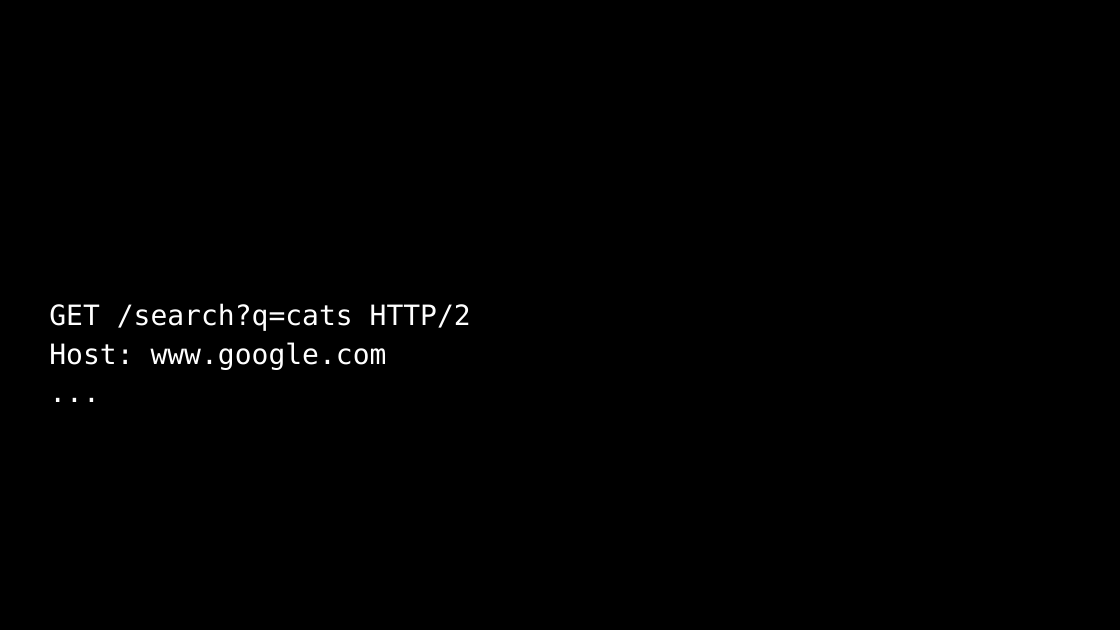
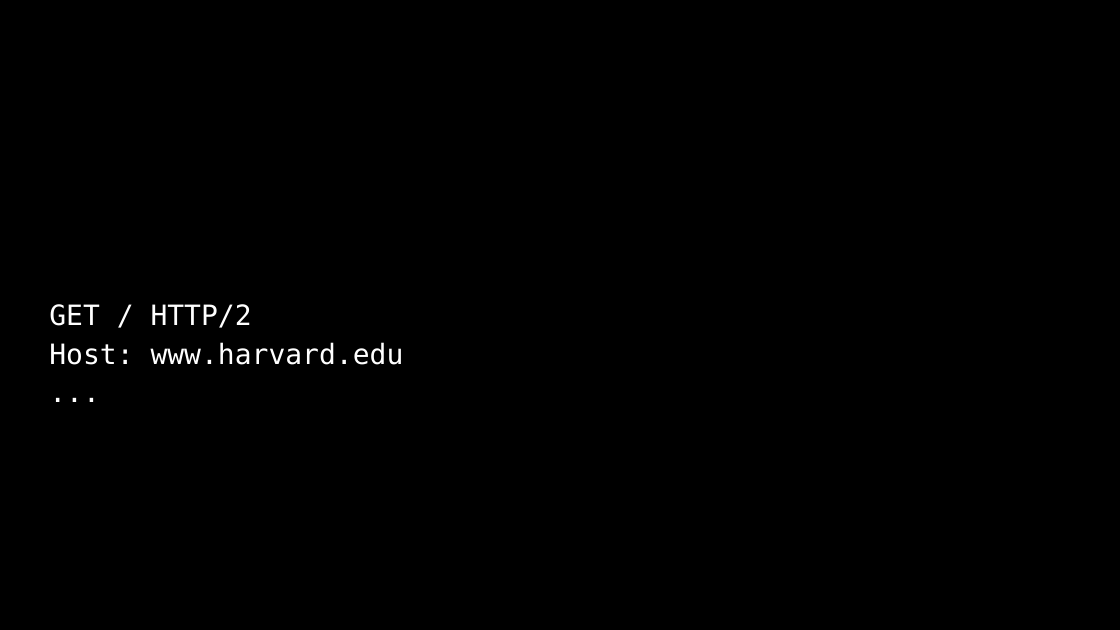
Before and after one commit to SQ4007-2025/website, a slide deck: slide 35 of lectures/slides_9.pptx (slide 11 before the commit). Drawn at 1120x630 pixels with LibreOffice and Linux fonts; fonts in the diff are those of the drawing. Boxes give left, top, right and bottom in pixels: in the first picture for what was removed or moved away, otherwise in the second. Text is boxed around its words. In the diff, an @@ line names an element or a change of style, - is before the commit and + after.

```diff
--- a/lectures/slides_9.pptx
+++ b/lectures/slides_9.pptx
@@ text at [49,304,404,365]: text changed @@
-GET /search?q=cats HTTP/2
-Host: www.google.com
+GET / HTTP/2
+Host: www.harvard.edu
```
Also in this commit, not shown: 12 other slides changed, 100 slides added, 19 slides removed, 3 other files.
